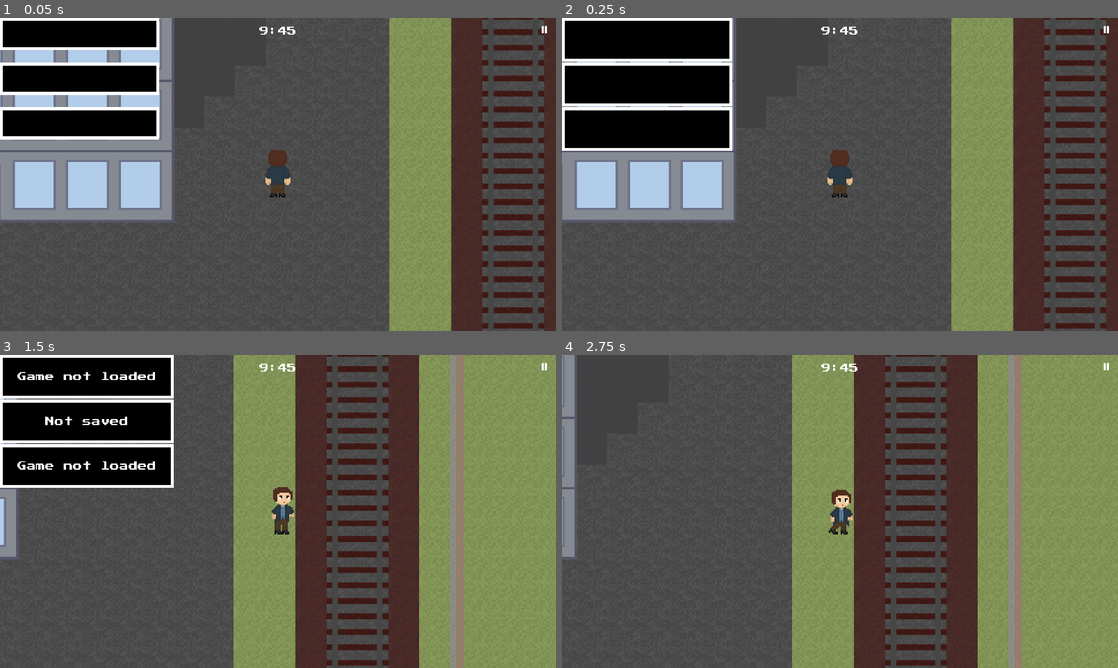
Above: before the commit, frames 1-4 (two rows, left to right).
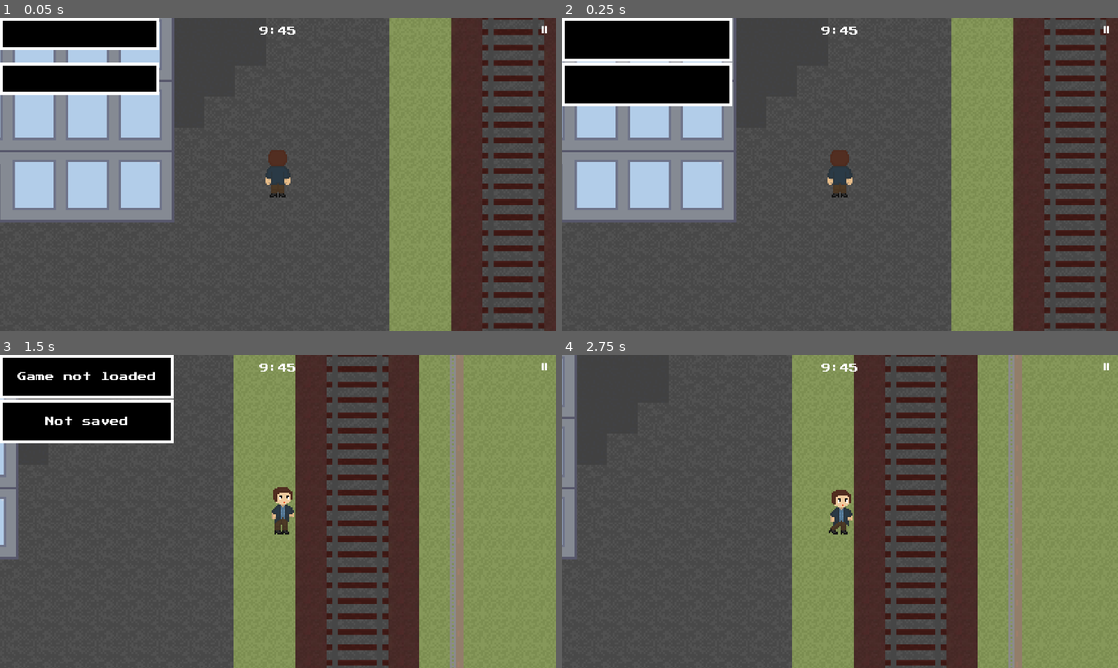
Above: after the commit, the same moments.

Repository: ordinary-dev/student-quest
Game: Godot game, scene res://Scenes/Chapter1/30.street.tscn
Same seed, same stepped clock (60 frames per second), same inputs: the game is played once before the commit and once after it. This scene is started directly instead of the project's main scene.
Inputs (mouse positions are in pixels of both pictures, inside the frame that each line leads up to):
- Up to frame 1 (0.05 s): no input
- Up to frame 2 (0.25 s): no input
- Up to frame 3 (1.5 s): tap Enter (ui_accept) at 0.5, 0.77 s; move the mouse to (400, 495) at 0.52 s; hold Right (ui_right) 0.53-1.25 s; click (400, 495) at 0.67 s; drag from (166, 527) to (250, 574) at 1.27 s
- Up to frame 4 (2.75 s): move the mouse to (895, 442) at 2.02 s; hold Right (ui_right) from 2.03 s (still down)

The runs differ from the first frame. In frame 1, 3.0% of the frame differs, in the area x 0-29%, y 28-39%; in frame 2, 4.3%; in frame 3, 4.3%, in the area x 0-32%, y 28-43%; in frame 4, nothing differs.

Commit message:
Display dialogs using the path to them

Diff:
--- a/Dialogs/9.json
+++ /dev/null
@@ -1,4 +0,0 @@
-{
-    "0": {"name":"-", "text":"Идите вперед...", "next":"1"},
-    "1": {"name":"-", "text":"А ведь я даже не хотел сюда поступать"}
-}
--- a/Scenes/Chapter1/03.dialog1.tscn
+++ b/Scenes/Chapter1/03.dialog1.tscn
@@ -3,13 +3,14 @@
 [sub_resource type="GDScript" id=1]
 script/source = "extends Control
 
+export(String, FILE, \"*.json\") var dialog_path
 export(String, FILE, \"*.tscn\") var next_scene
 
 func _on_dialog_over():
 	SCENES.load_scene(next_scene)
 
 func _ready():
-	DIALOG.show_dialog(3, \"/root/Control\", \"_on_dialog_over\")
+	DIALOG.show_dialog(dialog_path, \"/root/Control\", \"_on_dialog_over\")
 "
 
 [node name="Control" type="Control"]
@@ -21,4 +22,5 @@
 __meta__ = {
 "_edit_use_anchors_": false
 }
+dialog_path = "res://Dialogs/chapter1/bye.json"
 next_scene = "res://Scenes/Chapter1/04.date2.tscn"
--- a/Scenes/Chapter1/07.inside_the_train.tscn
+++ b/Scenes/Chapter1/07.inside_the_train.tscn
@@ -9,7 +9,7 @@
 [sub_resource type="GDScript" id=1]
 script/source = "extends Node2D
 
-
+export (String, FILE, \"*.json\") var dialog_path
 export (String, FILE, \"*.tscn\") var next
 
 
@@ -18,7 +18,7 @@
 
 
 func _ready():
-	DIALOG.show_dialog(4, \"/root/Node2D\", \"_next_scene\")
+	DIALOG.show_dialog(dialog_path, \"/root/Node2D\", \"_next_scene\")
 "
 
 [sub_resource type="OccluderPolygon2D" id=2]
@@ -46,6 +46,7 @@
 
 [node name="Node2D" type="Node2D"]
 script = SubResource( 1 )
+dialog_path = "res://Dialogs/chapter1/train.json"
 next = "res://Scenes/Chapter1/08.hall.tscn"
 
 [node name="Sprite2" type="Sprite" parent="."]
--- a/Scenes/Chapter1/11.rector.tscn
+++ b/Scenes/Chapter1/11.rector.tscn
@@ -102,7 +102,7 @@
 [node name="Dialog" parent="." instance=ExtResource( 5 )]
 position = Vector2( 906.715, 382.892 )
 z_index = 2
-dialog_number = 1
+dialog_path = "res://Dialogs/chapter1/rector.json"
 person = "RECTOR"
 load_scene = true
 scene_path = "res://Scenes/Chapter1/12.faculty_choice.tscn"
--- a/Scenes/Chapter1/16.first_day.tscn
+++ b/Scenes/Chapter1/16.first_day.tscn
@@ -92,7 +92,7 @@
 [node name="Mr_Singer_Dialog" parent="." instance=ExtResource( 3 )]
 position = Vector2( 56, 352 )
 z_index = 2
-dialog_number = 2
+dialog_path = "res://Dialogs/chapter1/stranger.json"
 
 [node name="Body" parent="." instance=ExtResource( 4 )]
 position = Vector2( -365, 488 )
--- a/Scenes/Chapter1/19.speaker.tscn
+++ b/Scenes/Chapter1/19.speaker.tscn
@@ -9,3 +9,4 @@
 fac_0 = "res://Scenes/Chapter1/20.math_blackout.tscn"
 fac_1 = "res://Scenes/Chapter1/21.ns_blackout.tscn"
 fac_2 = "res://Scenes/Chapter1/22.hm_blackout.tscn"
+dialog_path = "res://Dialogs/chapter1/speaker.json"
--- a/Scenes/Chapter1/20.math_blackout.tscn
+++ b/Scenes/Chapter1/20.math_blackout.tscn
@@ -120,7 +120,7 @@
 [node name="Guard" parent="." instance=ExtResource( 6 )]
 position = Vector2( 568, 216 )
 z_index = 50
-dialog_number = 10
+dialog_path = "res://Dialogs/chapter1/guard.json"
 person = "Охранник"
 
 [node name="Secret" parent="." instance=ExtResource( 4 )]
--- a/Scenes/Chapter1/21.ns_blackout.tscn
+++ b/Scenes/Chapter1/21.ns_blackout.tscn
@@ -121,7 +121,7 @@
 [node name="Area2D" parent="." instance=ExtResource( 6 )]
 position = Vector2( 568, 216 )
 z_index = 50
-dialog_number = 10
+dialog_path = "res://Dialogs/chapter1/guard.json"
 person = "Охранник"
 
 [node name="Area2D2" parent="." instance=ExtResource( 2 )]
--- a/Scenes/Chapter1/22.hm_blackout.tscn
+++ b/Scenes/Chapter1/22.hm_blackout.tscn
@@ -121,7 +121,7 @@
 [node name="Area2D" parent="." instance=ExtResource( 6 )]
 position = Vector2( 568, 216 )
 z_index = 50
-dialog_number = 10
+dialog_path = "res://Dialogs/chapter1/guard.json"
 person = "Охранник"
 
 [node name="Area2D2" parent="." instance=ExtResource( 2 )]
--- a/Scenes/Chapter1/24.dialog.tscn
+++ b/Scenes/Chapter1/24.dialog.tscn
@@ -6,12 +6,13 @@
 script/source = "extends Control
 
 export (String, FILE, \"*.tscn\") var corridor
+export (String, FILE, \"*.json\") var dialog_path
 
 func load_next():
 	SCENES.load_scene(corridor)
 
 func _ready():
-	DIALOG.show_dialog(11, \"/root/Control\", \"load_next\")
+	DIALOG.show_dialog(dialog_path, \"/root/Control\", \"load_next\")
 
 "
 
@@ -23,5 +24,6 @@
 "_edit_use_anchors_": false
 }
 corridor = "res://Scenes/Chapter1/25.secret.tscn"
+dialog_path = "res://Dialogs/chapter1/stairs.json"
 
 [node name="DisableUI" parent="." instance=ExtResource( 1 )]
--- a/Scenes/Chapter1/30.street.tscn
+++ b/Scenes/Chapter1/30.street.tscn
@@ -17,19 +17,24 @@
 export (String, FILE, \"*.tscn\") var speaker_scene
 onready var rs = $restore_state
 var mr_singer_act := false
-var dialog_number = 12
 export(NodePath) var player
+export (String, FILE, \"*.json\") var dialog_v1
+export (String, FILE, \"*.json\") var dialog_v2
+export (String, FILE, \"*.json\") var dialog_2
 
 
 func dialog():
-	if mr_singer_act and dialog_number == 12:
-		DIALOG.show_dialog(13)
+	if mr_singer_act and PROP.get(\"day1_dialog\") == \"0\":
+		DIALOG.show_dialog(dialog_2)
 		mr_singer_act = false
 
 
 func mr_singer():
 	mr_singer_act = true
-	DIALOG.show_dialog(dialog_number)
+	if PROP.get(\"day1_dialog\") == \"0\":
+		DIALOG.show_dialog(dialog_v1)
+	else:
+		DIALOG.show_dialog(dialog_v2)
 
 
 func store():
@@ -75,8 +80,6 @@
 		mr_singer_act = TEMP.get(\"day2_dialog_used\")
 	else:
 		get_node(player).position = Vector2(-452, 2798)
-	if PROP.get(\"day1_dialog\") == \"0\":
-		dialog_number = 2
 "
 
 [node name="Node2D" type="Node2D"]
@@ -84,6 +87,9 @@
 store_scene = "res://Scenes/Chapter1/31.store.tscn"
 speaker_scene = "res://Scenes/Chapter1/31.2.date.tscn"
 player = NodePath("Body")
+dialog_v1 = "res://Dialogs/chapter1/stranger.json"
+dialog_v2 = "res://Dialogs/chapter1/stranger_v2.json"
+dialog_2 = "res://Dialogs/chapter1/memories.json"
 
 [node name="Node2D" parent="." instance=ExtResource( 2 )]
 
--- a/Scenes/Chapter1/Guide.tscn
+++ b/Scenes/Chapter1/Guide.tscn
@@ -6,17 +6,20 @@
 script/source = "extends Node2D
 
 
-func get_dialog_number() -> int:
+export (Array, String, FILE, \"*.json\") var dialogs
+
+
+func get_dialog_number() -> String:
 	if GLOBAL.loaded != \"-1\":
 		var fac = PROP.get(\"facility\")
 		if fac == \"0\":
-			return 5
+			return dialogs[0]
 		if fac == \"1\":
-			return 6
+			return dialogs[1]
 		if fac == \"2\":
-			return 7
+			return dialogs[2]
 	NOTIFY.show(\"NOTLOADED\")
-	return -1
+	return \"-1\"
 
 
 func activate() -> void:
@@ -25,6 +28,7 @@
 
 [node name="Node2D" type="Node2D"]
 script = SubResource( 1 )
+dialogs = [ "res://Dialogs/chapter1/guideMath.json", "res://Dialogs/chapter1/guideNS.json", "res://Dialogs/chapter1/guideHM.json" ]
 
 [node name="Area2D" parent="." instance=ExtResource( 1 )]
 position = Vector2( 120, -40 )
--- a/Scenes/Chapter1/Speaker.tscn
+++ b/Scenes/Chapter1/Speaker.tscn
@@ -10,7 +10,7 @@
 export (String, FILE, \"*.tscn\") var fac_0
 export (String, FILE, \"*.tscn\") var fac_1
 export (String, FILE, \"*.tscn\") var fac_2
-export (int) var dialog
+export (String, FILE, \"*.json\") var dialog_path
 
 
 func load_scene():
@@ -24,7 +24,7 @@
 
 
 func _ready():
-	DIALOG.show_dialog(dialog, \"/root/Node2D/Background\", \"load_scene\")
+	DIALOG.show_dialog(dialog_path, \"/root/Node2D/Background\", \"load_scene\")
 "
 
 [sub_resource type="OccluderPolygon2D" id=2]
@@ -38,7 +38,7 @@
 fac_0 = "res://Scenes/1.beggining/MathBlackout.tscn"
 fac_1 = "res://Scenes/1.beggining/NsBlackout.tscn"
 fac_2 = "res://Scenes/1.beggining/HmBlackout.tscn"
-dialog = 8
+dialog_path = "res://Dialogs/8.json"
 
 [node name="LightOccluder2D2" type="LightOccluder2D" parent="."]
 occluder = SubResource( 2 )
--- a/Scenes/triggers/DialogTrigger.tscn
+++ b/Scenes/triggers/DialogTrigger.tscn
@@ -5,7 +5,7 @@
 [sub_resource type="GDScript" id=1]
 script/source = "extends Area2D
 
-export (int) var dialog_number
+export (String, FILE, \"*.json\") var dialog_path
 export (String) var person = \"Мистер человек\"
 export (bool) var load_scene = false
 export (String, FILE, \"*.tscn\") var scene_path
@@ -24,9 +24,9 @@
 	if Input.is_action_pressed(\"dialog_start\") or button_pressed:
 		button_pressed = false
 		if load_scene:
-			DIALOG.show_dialog(dialog_number, \"/root/SCENES\", \"load_scene\", scene_path)
+			DIALOG.show_dialog(dialog_path, \"/root/SCENES\", \"load_scene\", scene_path)
 		else:
-			DIALOG.show_dialog(dialog_number)
+			DIALOG.show_dialog(dialog_path)
 		hide_ui()
 		used = true
 		set_process(false)
--- a/Scripts/Dialog.gd
+++ b/Scripts/Dialog.gd
@@ -63,10 +63,10 @@
 		btn.connect("pressed", self, "hide_dialog")
 
 
-func show_dialog(num : int, obj:String = "", fnc:String = "", argv:String="") -> void:
+func show_dialog(path:String, obj:String = "", fnc:String = "", argv:String="") -> void:
 	# Открыть файл
 	var fl : = File.new()
-	var state : = fl.open("res://Dialogs/" + str(num) + ".json", File.READ)
+	var state : = fl.open(path, File.READ)
 	if (state != OK):
 		NOTIFY.show("Не могу загрузить диалог")
 		return
Renamed: Dialogs/3.json -> Dialogs/chapter1/bye.json
Renamed: Dialogs/10.json -> Dialogs/chapter1/guard.json
Renamed: Dialogs/7.json -> Dialogs/chapter1/guideHM.json
Renamed: Dialogs/5.json -> Dialogs/chapter1/guideMath.json
Renamed: Dialogs/6.json -> Dialogs/chapter1/guideNS.json
Renamed: Dialogs/13.json -> Dialogs/chapter1/memories.json
Renamed: Dialogs/1.json -> Dialogs/chapter1/rector.json
Renamed: Dialogs/8.json -> Dialogs/chapter1/speaker.json
Renamed: Dialogs/11.json -> Dialogs/chapter1/stairs.json
Renamed: Dialogs/2.json -> Dialogs/chapter1/stranger.json
Renamed: Dialogs/12.json -> Dialogs/chapter1/stranger_v2.json
Renamed: Dialogs/4.json -> Dialogs/chapter1/train.json
